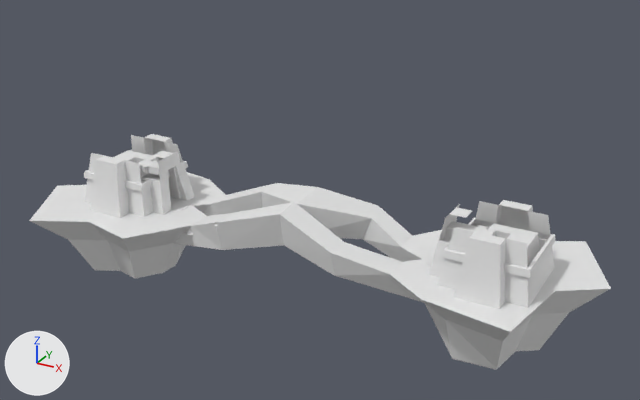
Before and after pictures for a commit that changed the glTF model FacingWorldsCropped.glb.
Rendered twice from a 50 mm camera at (7.42, -12.85, 8.62) aimed at (0.3, 0.09, 2.15). Arrows for +X, +Y and +Z are at lower left; the lights stay in place. Where no turn or scale is listed for an object, it has been applied to the vertices. Vertices at the same position are counted once.

Objects in the first picture: 'face-bottom-cut'.
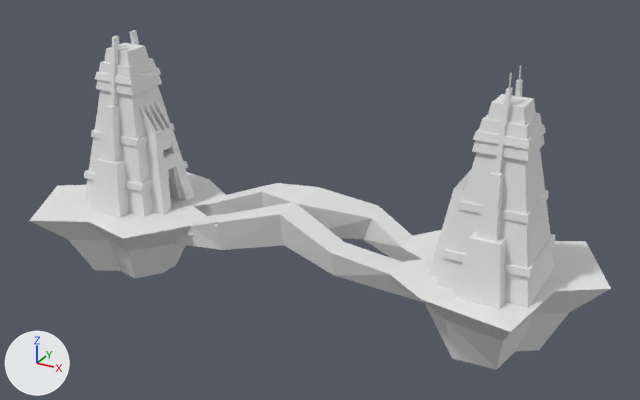
Location of each change, (x1, y1, x2, y2) in pixels of the pictures (640 x 400 px):
'face-bottom-cut', reshaped (44% taller)
    before: (29, 134, 611, 370)
    after: (29, 30, 611, 370)
part 1 of me_face_bottom_cut_001, added
    after: (110, 36, 119, 107)
part 2 of me_face_bottom_cut_001, added
    after: (129, 30, 139, 45)
part 3 of me_face_bottom_cut_001, added
    after: (102, 105, 121, 162)
part 4 of me_face_bottom_cut_001, added
    after: (439, 65, 551, 268)
part 5 of me_face_bottom_cut_001, added
    after: (91, 43, 183, 183)

Patch to the scene script:
```diff
--- a/FacingWorldsCropped.glb.py
+++ b/FacingWorldsCropped.glb.py
@@ me_face_bottom_cut_001 @@
 # used by ob_face_bottom_cut; location = (0.0, 0.0, 0.0)
-me_face_bottom_cut_001.from_pydata(...)  # 2026 vertices, 2596 faces; spans x -5.66..5.45, y -2.03..2.14, z 0.04..2.48
+me_face_bottom_cut_001.from_pydata(...)  # 2629 vertices, 3328 faces; spans x -5.66..5.45, y -2.03..2.14, z 0.04..5.03
+# me_face_bottom_cut_001 part 1: a new loose piece of 38 vertices spanning x -3.87..-3.78, y -0.61..-0.26, z 3.48..4.76
+# me_face_bottom_cut_001 part 2: a new loose piece of 38 vertices spanning x -3.87..-3.78, y 0.11..0.46, z 3.48..4.76
+# me_face_bottom_cut_001 part 3: a new loose piece of 20 vertices spanning x -3.98..-3.66, y -0.85..-0.49, z 2.46..3.48
+# me_face_bottom_cut_001 part 4: 314 vertices added at x 2.87..4.26, y -0.66..0.89, z 2.48..5.03
+# me_face_bottom_cut_001 part 5: 173 vertices added at x -4.4..-3.01, y -0.64..0.51, z 2.59..4.51
```
